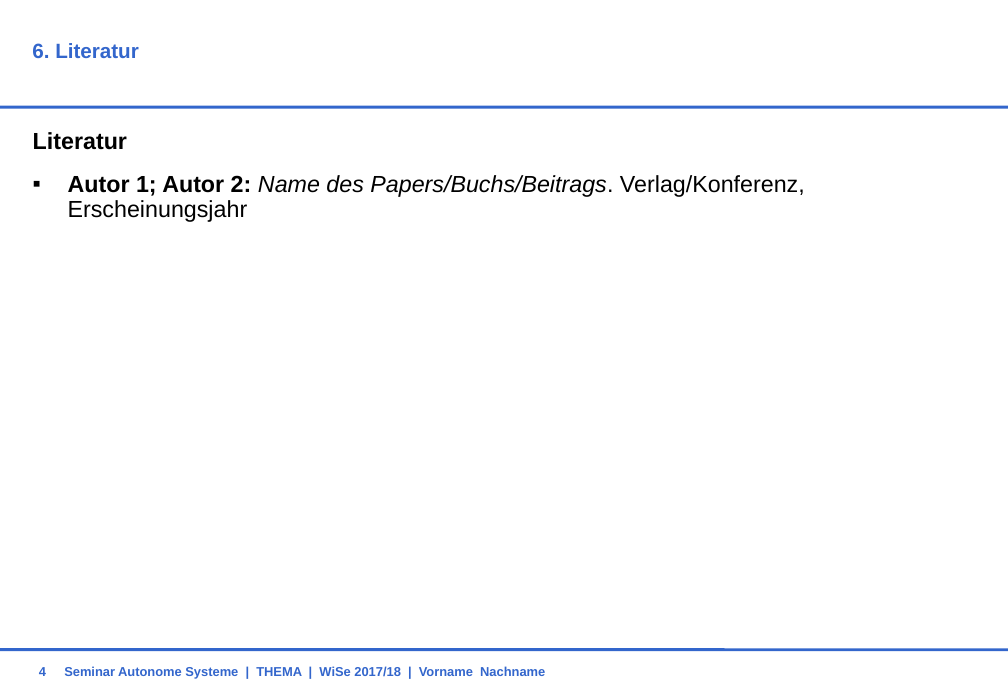
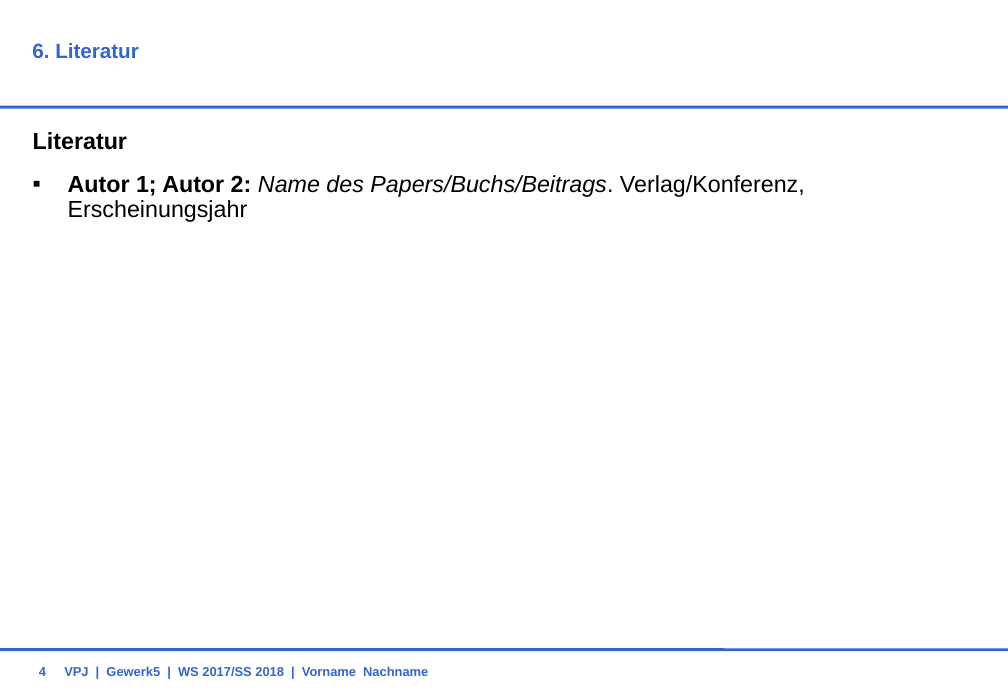
Before and after one commit to HassibShaq/VPJW17G5, a slide deck: slide 4 of 11_Orga/99_Folienmaster_ASS/Template_Vortrag_ASS.ppt. Drawn at 1008x698 pixels with LibreOffice and Linux fonts; fonts in the diff are those of the drawing; background and template pictures are left out. Boxes give left, top, right and bottom in pixels: in the first picture for what was removed or moved away, otherwise in the second. Text is boxed around its words. In the diff, an @@ line names an element or a change of style, - is before the commit and + after.

```diff
--- a/11_Orga/99_Folienmaster_ASS/Template_Vortrag_ASS.ppt
+++ b/11_Orga/99_Folienmaster_ASS/Template_Vortrag_ASS.ppt
@@ text at (64, 666, 428, 677): text changed @@
-Seminar Autonome Systeme | THEMA | WiSe 2017/18 | Vorname Nachname
+VPJ | Gewerk5 | WS 2017/SS 2018 | Vorname Nachname
```
Also in this commit, not shown: 2 other slides changed, 7 other files.
